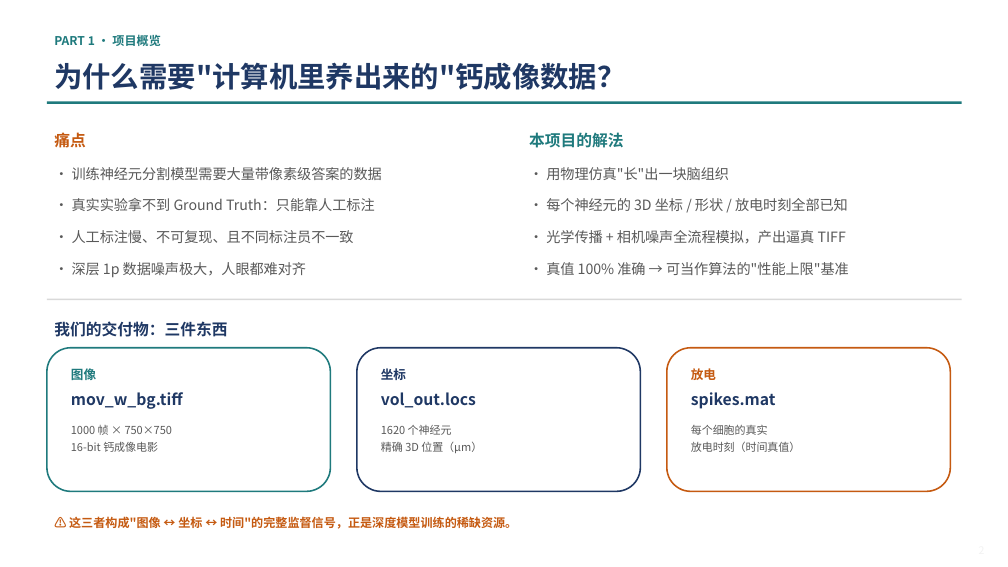
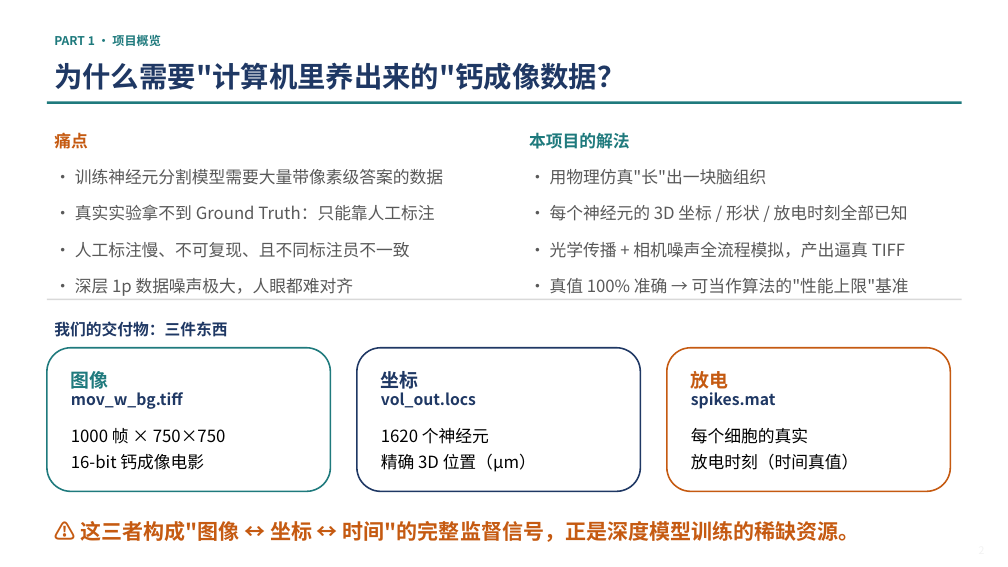
Before and after one commit to hyx0320/NAOMi1p, a slide deck: slide 2 of NAOMi1p_虚拟数据生成_深度复盘.pptx. Drawn at 1008x567 pixels with LibreOffice and Linux fonts; fonts in the diff are those of the drawing. Boxes give left, top, right and bottom in pixels: in the first picture for what was removed or moved away, otherwise in the second. Text is boxed around its words. In the diff, an @@ line names an element or a change of style, - is before the commit and + after.

```diff
--- a/NAOMi1p_虚拟数据生成_深度复盘.pptx
+++ b/NAOMi1p_虚拟数据生成_深度复盘.pptx
@@ text "痛点" at bbox=[54, 132, 88, 149]: size 15 to 16 pt @@
@@ text "本项目的解法" at bbox=[529, 132, 629, 149]: size 15 to 16 pt @@
@@ text "• 训练神经元分割模型需要大量带像素级答案的数据" at bbox=[75, 169, 443, 296]: size 13.5 to 16 pt @@
@@ text "• 用物理仿真"长"出一块脑组织" at bbox=[550, 169, 909, 294]: size 13.5 to 16 pt @@
@@ size 12 to 18 pt in 3 elements at bbox=[71, 367, 109, 392], bbox=[381, 371, 419, 389], bbox=[691, 371, 729, 389] @@
@@ size 10.5 to 16 pt, text colour #595959 to #000000 in 3 elements at bbox=[71, 428, 226, 470], bbox=[691, 428, 858, 470], bbox=[381, 428, 536, 472] @@
@@ text "⚠ 这三者构成"图像 ↔ 坐标 ↔ ..." at bbox=[80, 521, 860, 542]: size 11.5 to 20 pt @@
```
Also in this commit, not shown: 13 other slides changed, 1 slide added, 4 slides removed.
